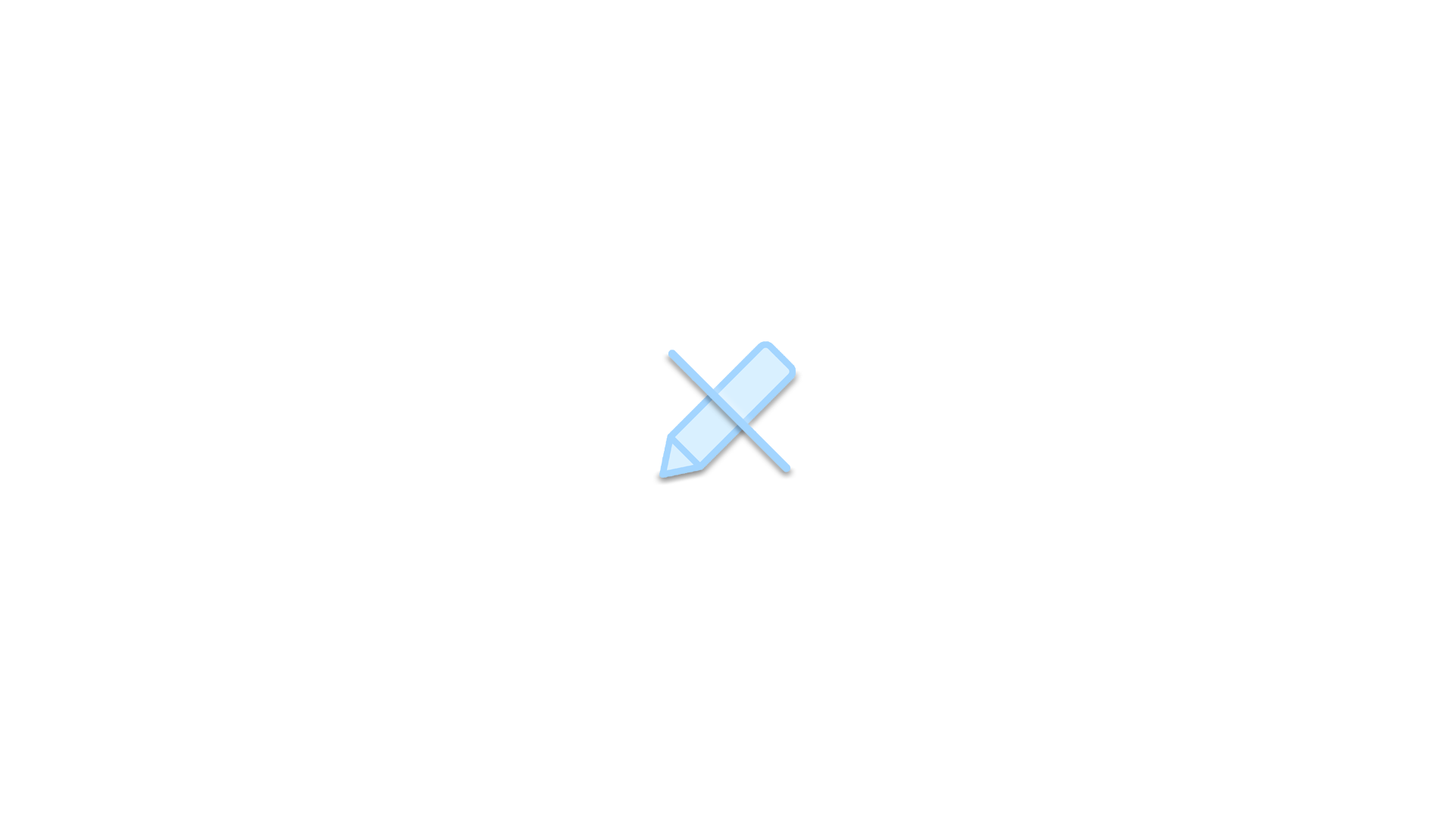
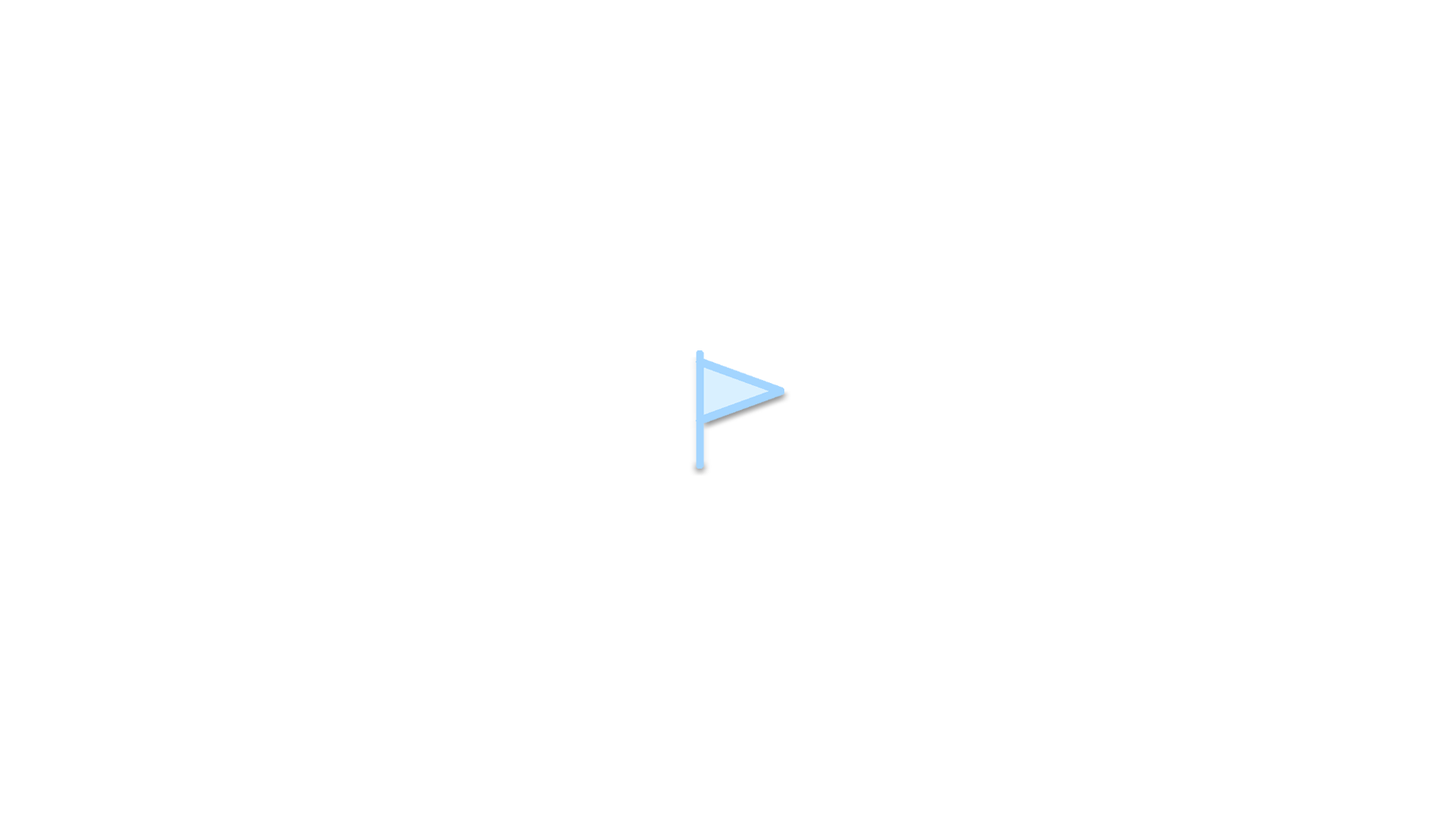
Layered file, before and after one edit (1455px x 819px). Changes by layer:
added layer "CheckpointButton" above "PracticeModeCancel" over [695, 350, 785, 469]
hid group "PracticeModeCancel" (2 layers) over [659, 341, 796, 478]
